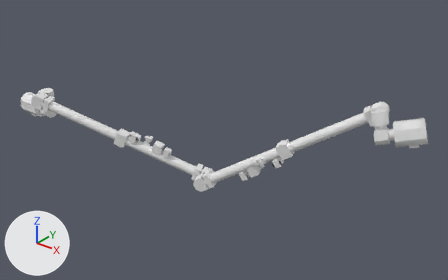
An edit to the Blender file Mesh/iss_ssrms.blend, drawn before and after from the same camera.
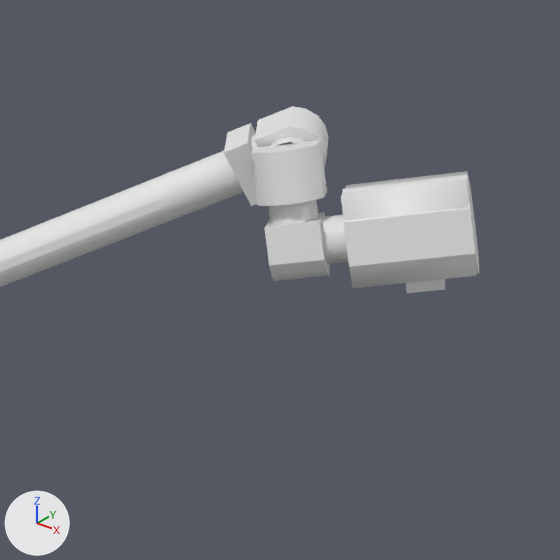
There are two pictures of each version: one whole from a camera (50 mm lens) standing at (13.15, -8.39, 7.05) and looking at (4.8, 2.06, 0.57), one close up on the part from 68% to 100% of the width and 27% to 77% of the height. Arrows for +X, +Y and +Z are at lower left; the lights stay in place. Both versions are drawn at frame 230 of the action 'armA_WP-jointAction'; the numbers are the values there.

Names of what the first close-up shows: 'Col.001', 'armA_Boom2', 'armA_WP-joint', 'armA_WR-joint', 'armA_WY-joint'.
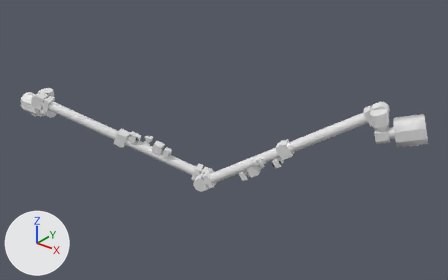
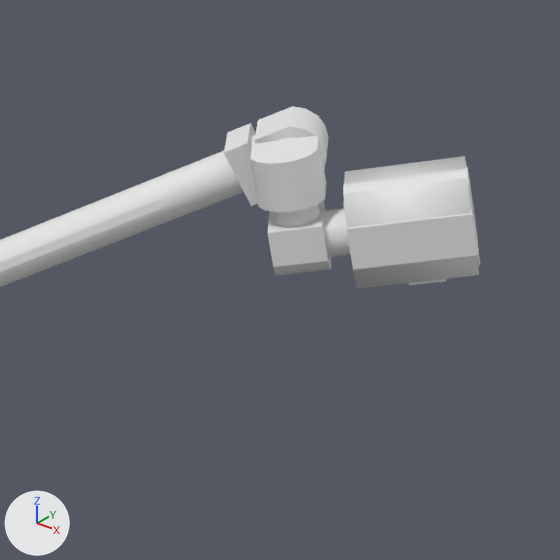
Diff of the bpy script that builds the scene:
```diff
--- a/Mesh/iss_ssrms.blend.py
+++ b/Mesh/iss_ssrms.blend.py
@@ ob_arma_wp_joint @@
 ob_arma_wp_joint.location = (0.189, -0.478, 1.049)
-ob_arma_wp_joint.rotation_euler = (-0.227, 4.987, -0.0547)  # degrees (-13, 286, -3.1)
+ob_arma_wp_joint.rotation_euler = (0.0, 4.987, 0.0)  # degrees (0, 286, 0)
```

Location of each change, (x1, y1, x2, y2) in pixels of the close-ups (560 x 560 px):
'Col.001', turned: before (341, 171, 477, 288); after (343, 156, 479, 289)
'armA_WR-joint', turned: before (332, 175, 479, 293); after (333, 167, 480, 285)
'armA_WP-joint', turned: before (250, 140, 327, 219); after (250, 135, 326, 221)
'armA_WY-joint', turned: before (264, 210, 338, 281); after (268, 200, 339, 275)
